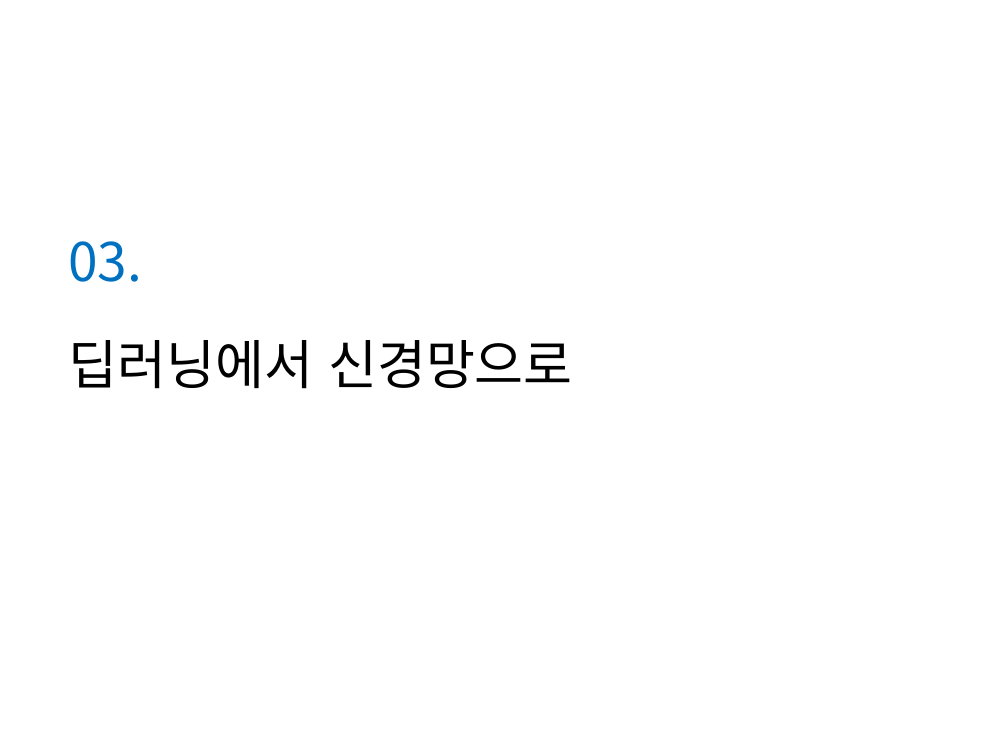
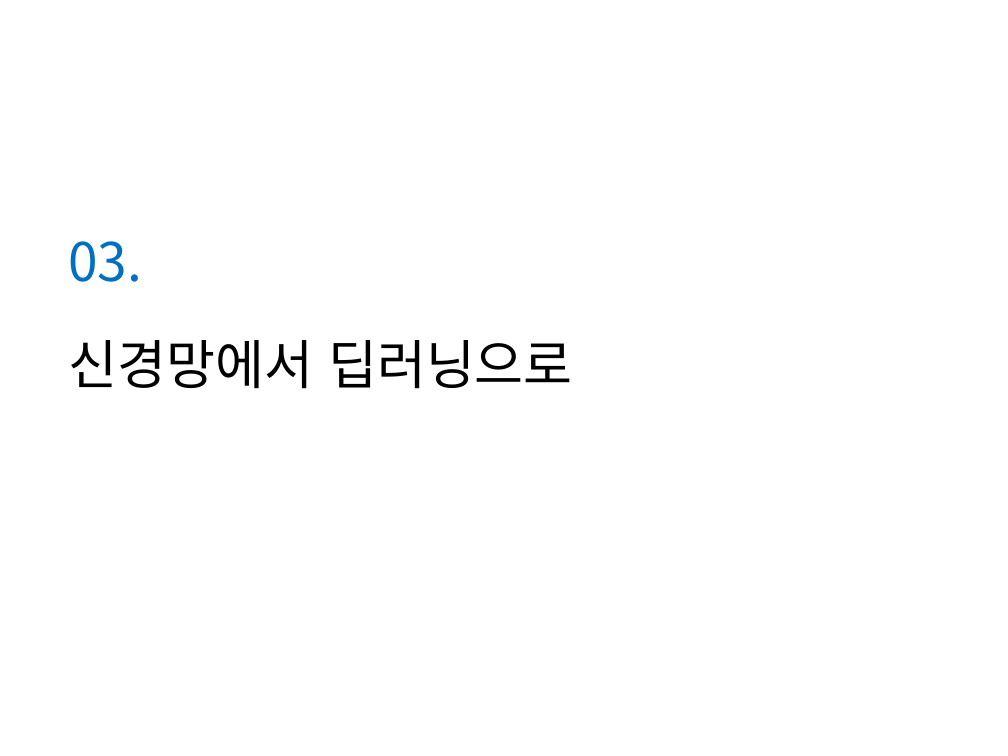
Before and after one commit to Heechul90/Deep_Learning, a slide deck: slide 15 of Study/정리/Deep Learning02.pptx. Drawn at 1008x756 pixels with LibreOffice and Linux fonts; fonts in the diff are those of the drawing; background and template pictures are left out. Boxes give left, top, right and bottom in pixels: in the first picture for what was removed or moved away, otherwise in the second. Text is boxed around its words. In the diff, an @@ line names an element or a change of style, - is before the commit and + after.

```diff
--- a/Study/정리/Deep Learning02.pptx
+++ b/Study/정리/Deep Learning02.pptx
@@ text at (x1=68, y1=340, x2=573, y2=389): text changed @@
-딥러닝에서 신경망으로
+신경망에서 딥러닝으로
```
Also in this commit, not shown: 2 other slides changed, 1 slide added, 1 other file.
